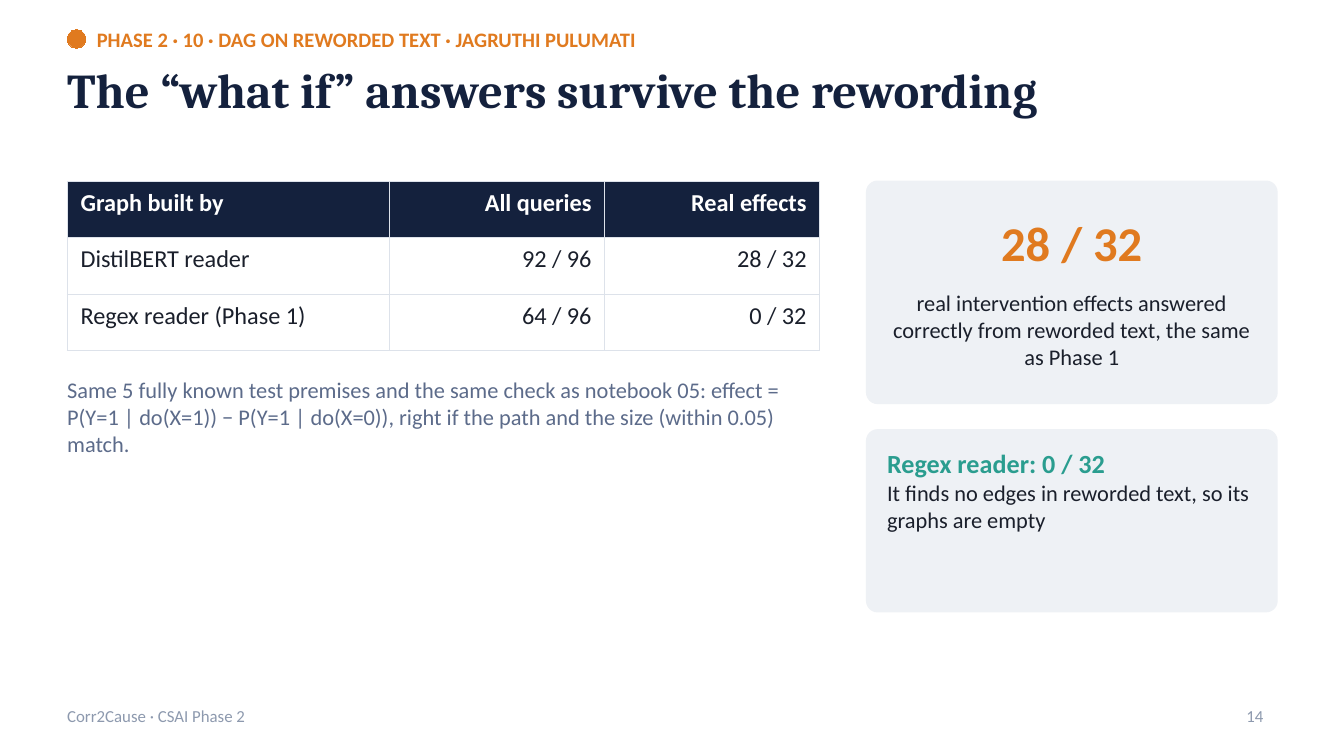
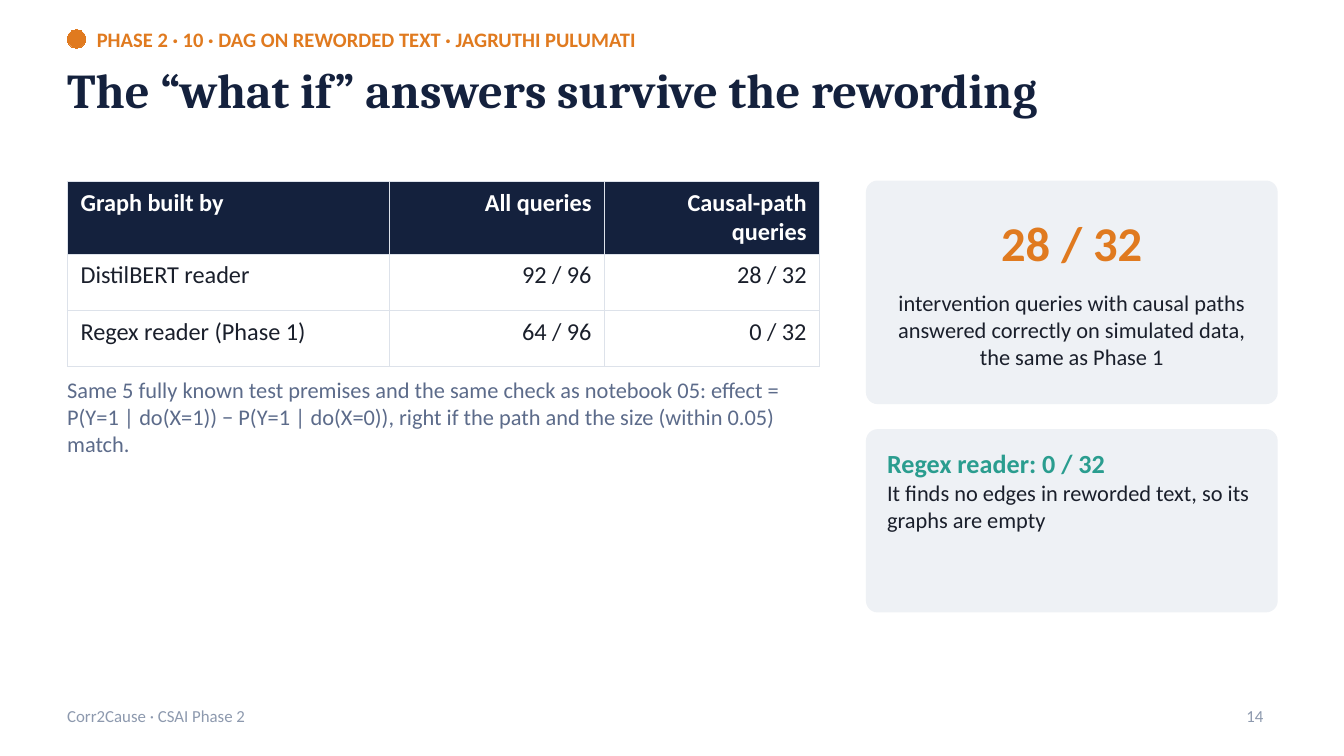
Before and after one commit to Dhanvin1520/Neuro-Symbolic-Causal-Inference-project, a slide deck: slide 14 of report/phase2_presentation.pptx. Drawn at 1344x756 pixels with LibreOffice and Linux fonts; fonts in the diff are those of the drawing. Boxes give left, top, right and bottom in pixels: in the first picture for what was removed or moved away, otherwise in the second. Text is boxed around its words. In the diff, an @@ line names an element or a change of style, - is before the commit and + after.

Commit message:
clarify review, simulation and baseline wording in phase 2 deck and report

```diff
--- a/report/phase2_presentation.pptx
+++ b/report/phase2_presentation.pptx
@@ table at (x1=67, y1=181, x2=820, y2=348) @@
-row 1, column 3: Real effects
+row 1, column 3: Causal-path queries
@@ text at (x1=898, y1=295, x2=1245, y2=365): text changed @@
-real intervention effects answered correctly from reworded text, the same as Phase 1
+intervention queries with causal paths answered correctly on simulated data, the same as Phase 1
```
Also in this commit, not shown: 8 other slides changed, 2 other files.
